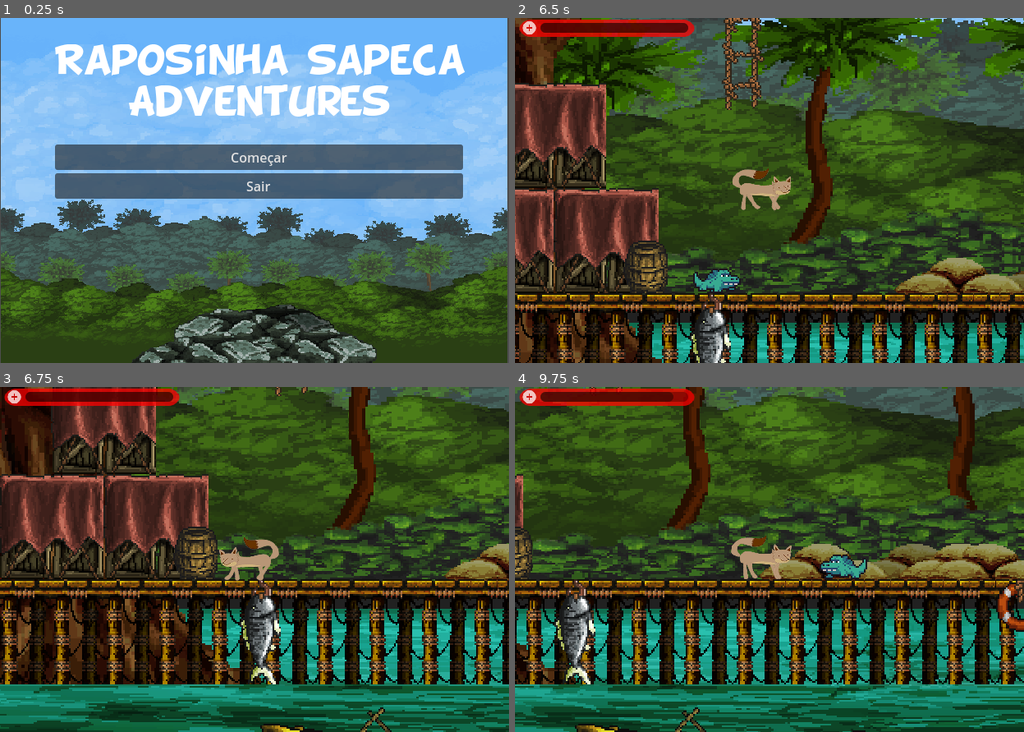
Above: before the commit, frames 1-4 (two rows, left to right).
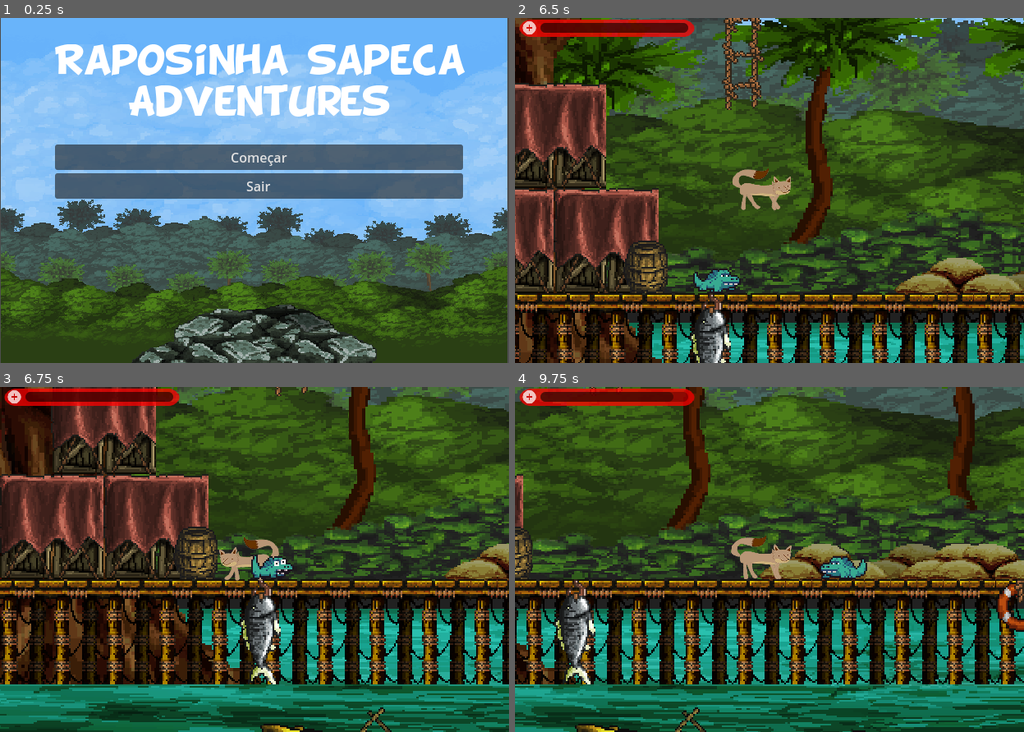
Above: after the commit, the same moments.

Repository: LuizEduardo150/Raposinha-Sapeca-Adventures
Game: Godot game, scene res://levels/menu_principal.tscn
The game is run twice, just before and just after one commit, with the same random seed, the same clock (stepped at 60 frames per second) and the same inputs.
Inputs:
- Up to frame 1 (0.25 s): no input
- Up to frame 2 (6.5 s): click "Começar" at 0.5 s; tap Enter (ui_accept) at 1.25, 1.52, 2.27, 3.77, 4.52, 5.27 s; hold Right (ui_right) 1.28-2.78 s; hold Left (ui_left) 2.78-3.53 s; hold Right (ui_right) 3.53-5.03 s; hold Left (ui_left) 5.03-5.78 s; hold Right (ui_right) from 5.78 s (still down)
- Up to frame 3 (6.75 s): release Right (ui_right) at 6.53 s; hold Left (ui_left) from 6.53 s (still down)
- Up to frame 4 (9.75 s): tap Enter (ui_accept) at 6.77, 7.52, 8.27 s; release Left (ui_left) at 8.03 s; hold Right (ui_right) from 8.03 s (still down)

Frames 1-2 are identical in both runs. In frame 3, 0.4% of the frame differs, in the area x 49-58%, y 48-56%; in frame 4, 0.3%.

Commit message:
animação inimigo e bulhufas

Diff:
--- a/scripts/enemy.gd
+++ b/scripts/enemy.gd
@@ -29,14 +29,19 @@
 
 	move_and_slide()
 
-
 func _on_ponto_fraco_body_entered(body):
 	if body.name == 'player':
+		vivo = false
+		move_and_slide()
+		$anim.play("hurt")
+		await get_tree().create_timer(0.3).timeout
 		queue_free()
-		vivo = false
-		print("matou o inimigo")
 
 func _on_area_2d_body_entered(body):
 	if  vivo and body.name == 'player':
-		print("bate no player")
-		get_node("/root/World-01/player").sofreu_dano(10)
+		get_node("/root/World-01/player").sofreu_dano(10, direction)
+		$anim.play("chomp")
+		$anim.speed_scale = 4
+		await get_tree().create_timer(0.3).timeout
+		$anim.speed_scale = 1
+		$anim.play("crawl")
--- a/scripts/player.gd
+++ b/scripts/player.gd
@@ -13,7 +13,7 @@
 # interfasse gráfica
 var life_bar_value : ProgressBar
 var dano_sofrido = false
-
+var direcao_dano : int = 0
 
 func _ready():
 	# pegando referência dos itens
@@ -23,10 +23,11 @@
 	$andando_4.play()
 	$parada_4.play()
 
-func sofreu_dano(dano:int):
+func sofreu_dano(dano:int, direction:int):
 	life -= dano
 	life_bar_value.value = life
 	dano_sofrido = true
+	direcao_dano = direction
 	if life == 0:
 		queue_free()
 		print("voce perdeu")
@@ -79,10 +80,24 @@
 			set_raposinha_parada(direction)
 
 	elif dano_sofrido:
-		if direcao_atual == 'l':
-			velocity.x = 5 * SPEED
-		else:
-			velocity.x = -5 * SPEED
+		if $parada_4.visible == true: # raposinha parada
+			if direcao_atual == 'r' and direcao_dano > 0:
+				velocity.x = 5 * SPEED
+			elif direcao_atual == 'r' and direcao_dano < 0:
+				velocity.x = -5 * SPEED
+			elif direcao_atual == 'l' and direcao_dano > 0:
+				velocity.x = 5 * SPEED
+			elif direcao_atual == 'l' and direcao_dano < 0:
+				velocity.x = -5 * SPEED
+		else: # andando
+			if direcao_atual == 'r' and direcao_dano > 0:
+				velocity.x = -5 * SPEED
+			elif direcao_atual == 'r' and direcao_dano < 0:
+				velocity.x = -5 * SPEED
+			elif direcao_atual == 'l' and direcao_dano > 0:
+				velocity.x = 5 * SPEED
+			elif direcao_atual == 'l' and direcao_dano < 0:
+				velocity.x = 5 * SPEED
 
 		dano_sofrido = false
 
@@ -90,6 +105,4 @@
 		# parada
 		velocity.x = move_toward(velocity.x, 0, SPEED)'''
 
-
-
 	move_and_slide()
